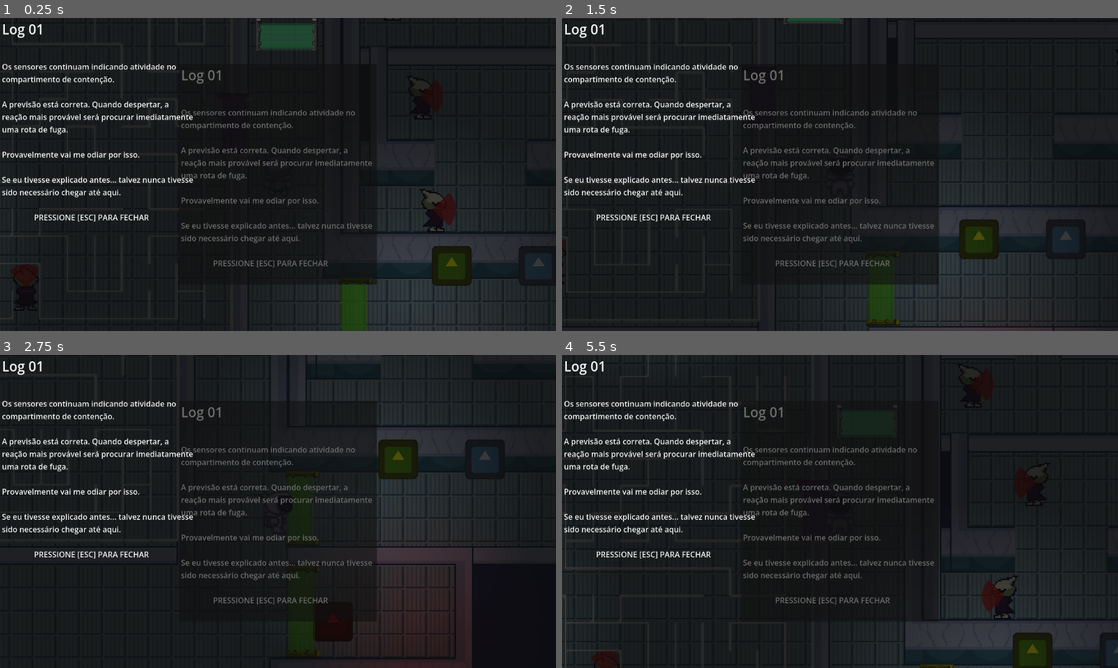
Above: before the commit, frames 1-4 (two rows, left to right).
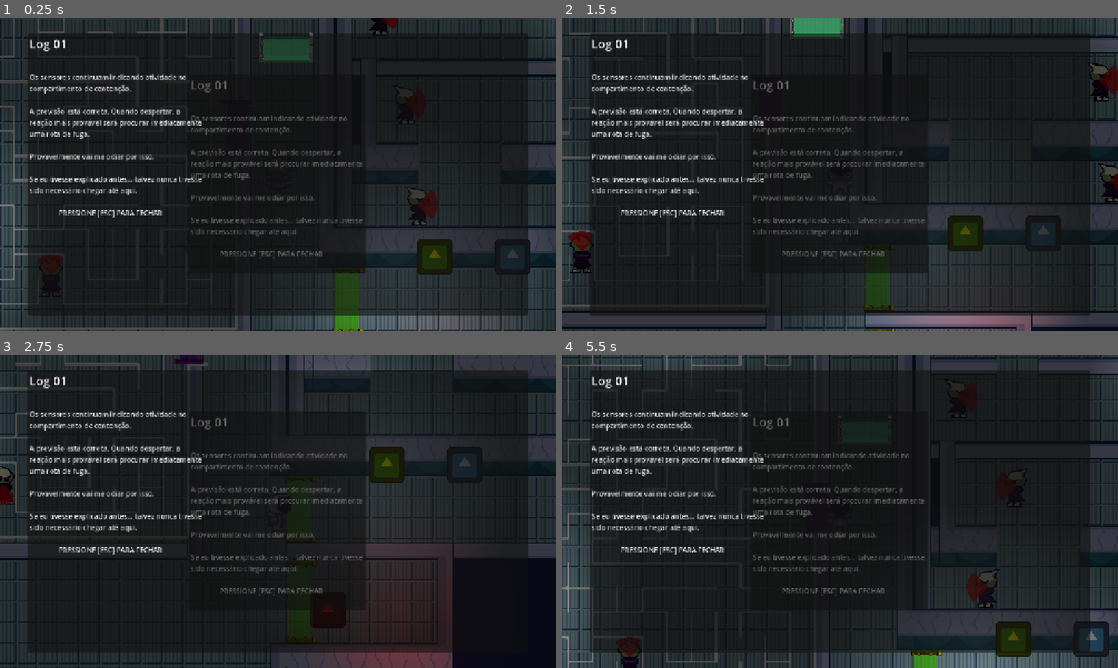
Above: after the commit, the same moments.

Repository: Nickashu/Laje-2026-Grupo-Verde
Game: Godot game, scene res://cenas/cena_teste.tscn
Two runs of this game, one before a commit and one after it. Both use one fixed random seed, a clock stepped at 60 frames per second and the inputs below. The engine's default icon, where the game draws it, is replaced by a stand-in: a white triangle on a blue panel in a dark square. Sound files missing from this copy of the repository are replaced by a short silence.
Inputs (mouse positions are in pixels of both pictures, inside the frame that each line leads up to):
- Up to frame 1 (0.25 s): no input
- Up to frame 2 (1.5 s): tap Enter (ui_accept) at 0.5, 0.77 s; move the mouse to (962, 158) at 0.52 s; hold Right (ui_right) 0.53-1.28 s; click (962, 158) at 0.6 s; move the mouse to (728, 190) at 1.27 s; hold Down (ui_down) from 1.28 s (still down); tap E (interagir) at 1.35 s
- Up to frame 3 (2.75 s): tap Enter (ui_accept) at 1.52 s; move the mouse to (333, 442) at 2.02 s; release Down (ui_down) at 2.03 s; hold Right (ui_right) from 2.03 s (still down); hold T (troca_de_modo) from 2.03 s (still down)
- Up to frame 4 (5.5 s): tap Enter (ui_accept) at 2.75, 3.02, 3.77, 4.52 s; move the mouse to (812, 574) at 2.77 s; release Right (ui_right) at 2.78 s; release T (troca_de_modo) at 2.78 s; hold Up (ui_up) 2.78-3.53 s; tap R at 2.85 s; click (812, 574) at 2.92 s; move the mouse to (1006, 558) at 3.52 s; hold Left (ui_left) 3.53-5.03 s; click (1006, 558) at 3.6 s; move the mouse to (673, 464) at 4.27 s; tap E (interagir) at 4.35 s; move the mouse to (867, 511) at 5.02 s; hold Down (ui_down) from 5.03 s (still down); hold T (troca_de_modo) from 5.03 s (still down); click (867, 511) at 5.17 s

The runs differ from the first frame. In frame 1, 20% of the frame differs, in the area x 0-100%, y 0-100%; in frame 2, 20%; in frame 3, 18%; in frame 4, 21%.

Commit message:
fix: Ajustando resolução do jogo

Diff:
--- a/project.godot
+++ b/project.godot
@@ -25,7 +25,9 @@
 
 [display]
 
-window/stretch/mode="viewport"
+window/size/viewport_width=1280
+window/size/viewport_height=720
+window/stretch/mode="canvas_items"
 window/snap/snap_2d_transforms_to_pixel=false
 window/canvas_textures/default_texture_filter=1
 
